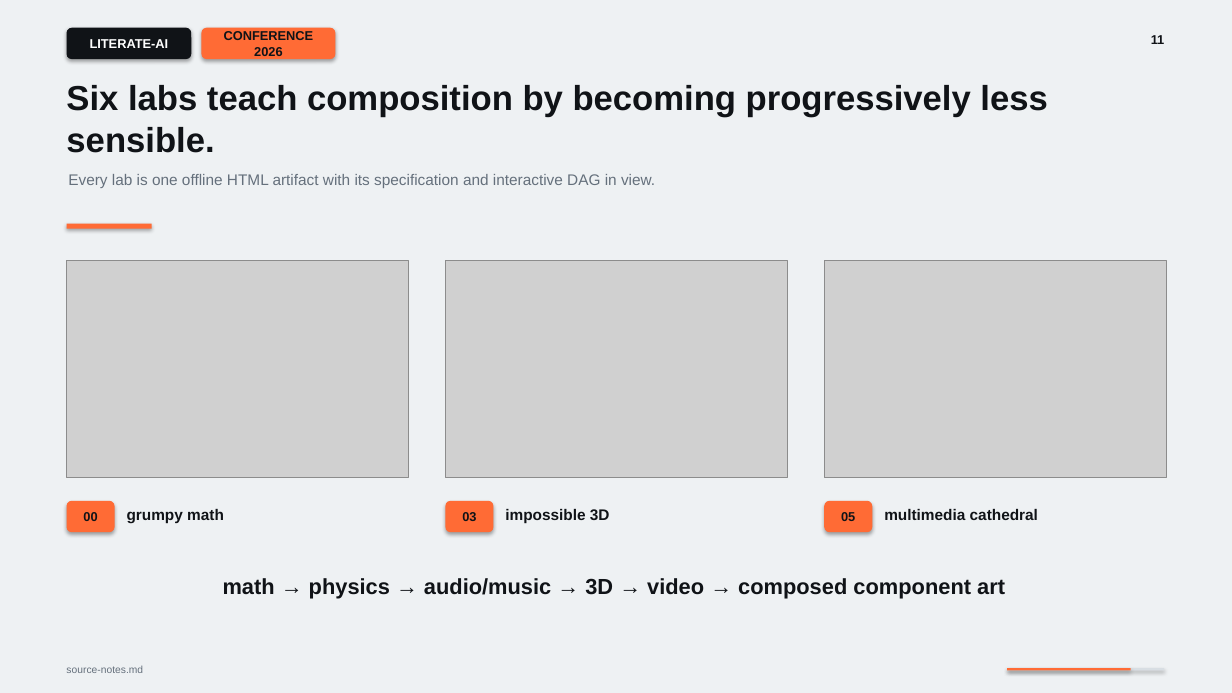
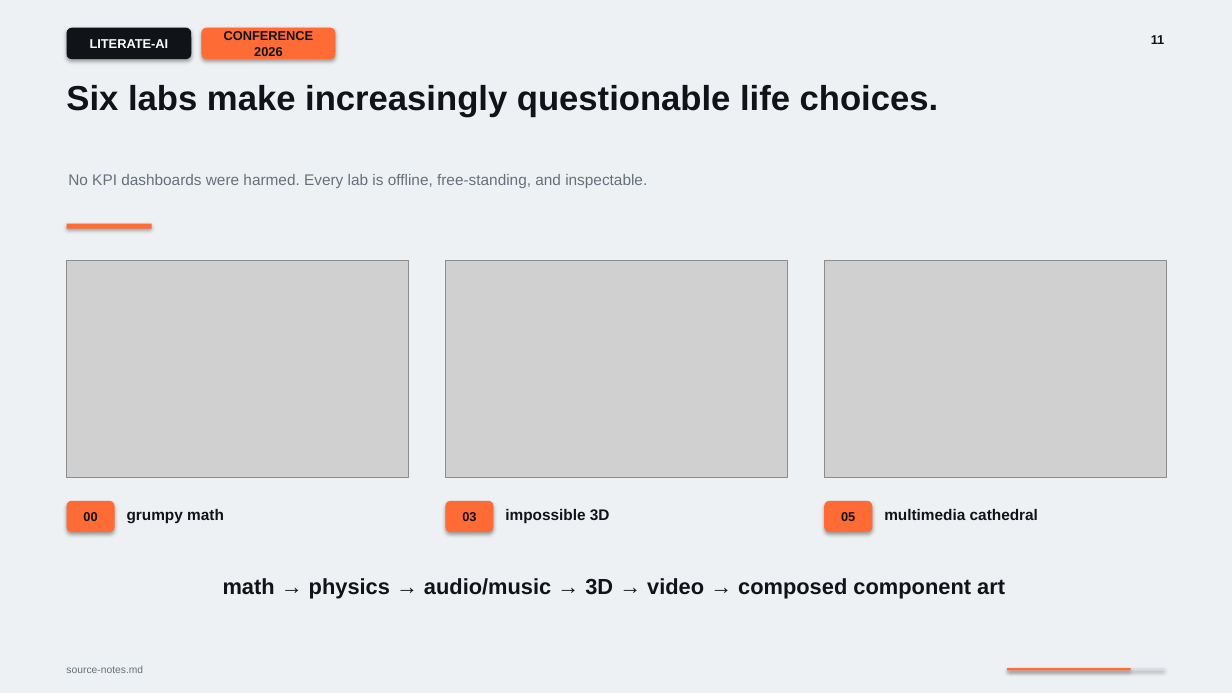
Before and after one commit to NVShawn/literate-ai, a slide deck: slide 11 of docs/presentations/literate-ai-evolution-conference/literate-ai-evolution-conference.pptx. Drawn at 1232x693 pixels with LibreOffice and Linux fonts; fonts in the diff are those of the drawing; grey boxes stand for pictures. Boxes give left, top, right and bottom in pixels: in the first picture for what was removed or moved away, otherwise in the second. Text is boxed around its words. In the diff, an @@ line names an element or a change of style, - is before the commit and + after.

```diff
--- a/docs/presentations/literate-ai-evolution-conference/literate-ai-evolution-conference.pptx
+++ b/docs/presentations/literate-ai-evolution-conference/literate-ai-evolution-conference.pptx
@@ text at [66, 85, 939, 117]: text changed @@
-Six labs teach composition by becoming progressively less sensible.
+Six labs make increasingly questionable life choices.
@@ text at [68, 174, 647, 188]: text changed @@
-Every lab is one offline HTML artifact with its specification and interactive DAG in view.
+No KPI dashboards were harmed. Every lab is offline, free-standing, and inspectable.
```
Also in this commit, not shown: 2 other slides changed, 17 other files.
